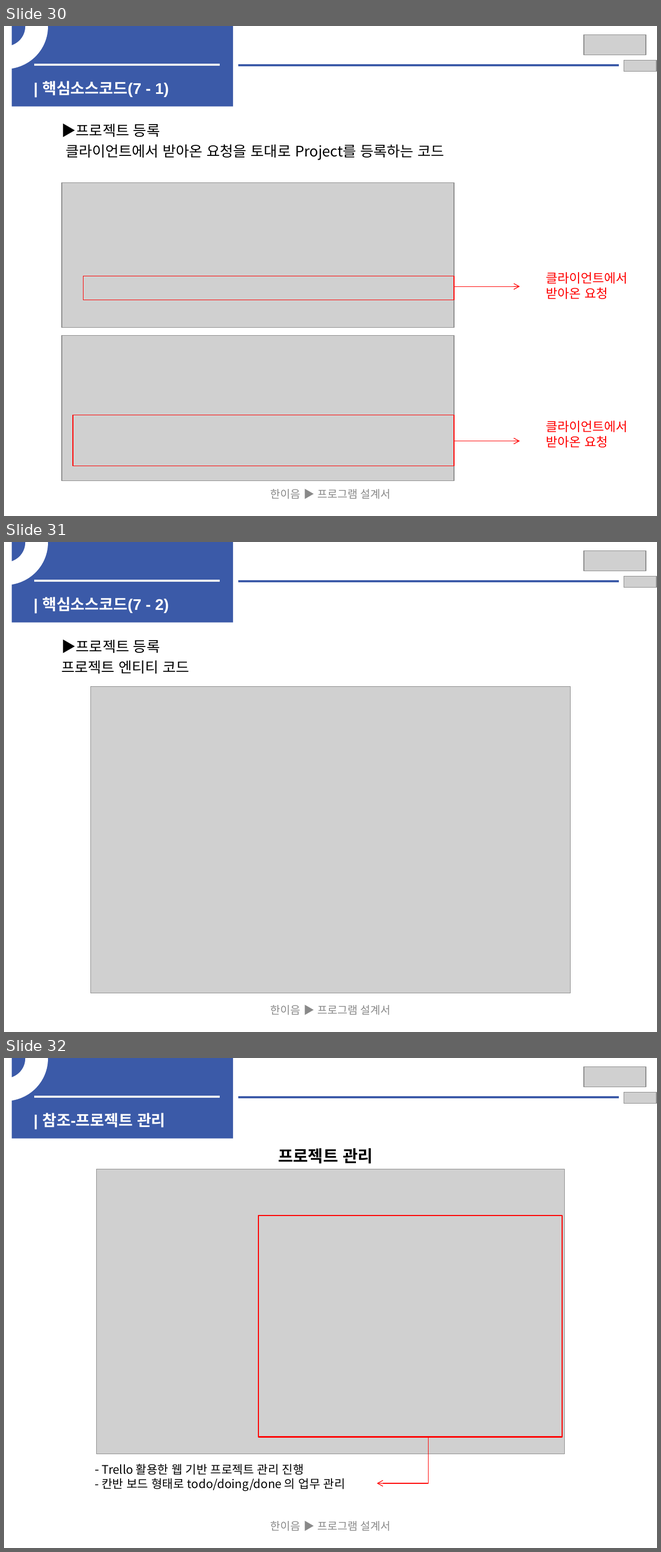
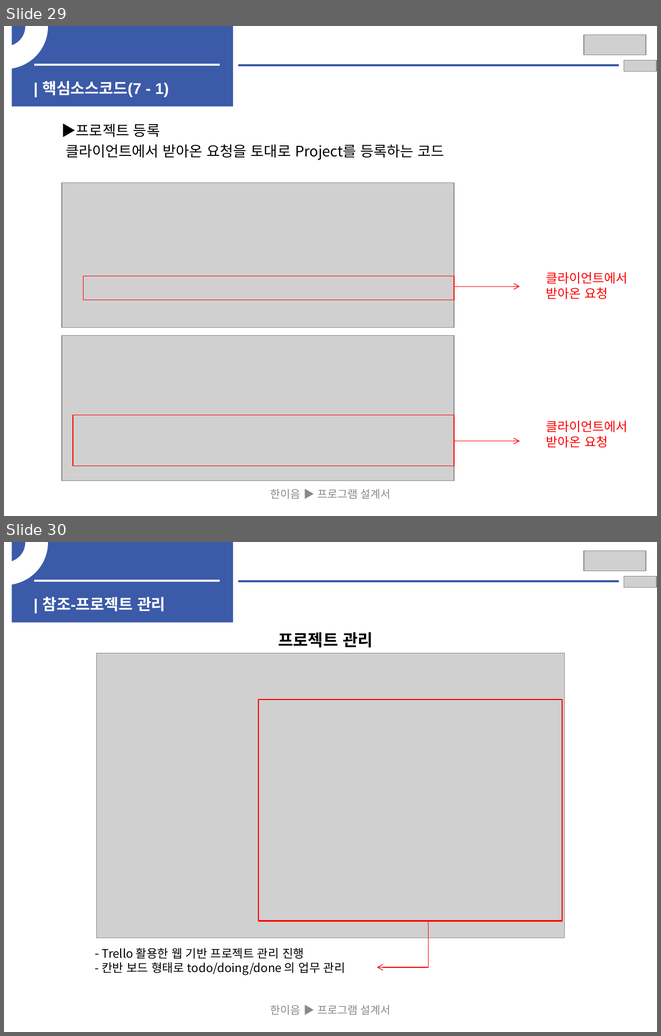
Before and after one commit to HwangYooHyun1/2023_Hanium_prj, a slide deck: 02_문서/04_2차 심층평가/2023_SW개발_HW제작설계서_일반_초안.pptx. Shown one above the other, each under a label of ours: slides 30, 31 and 32 before the commit, slides 29 and 30 after it. The pictures are 661x1552 and 661x1036 pixels, drawn with LibreOffice and Linux fonts; fonts in the diff are those of the drawing; grey boxes stand for pictures; background and template pictures are left out. Boxes give left, top, right and bottom in pixels: in the first picture for what was removed or moved away, otherwise in the second. Text is boxed around its words. In the diff, an @@ line names an element or a change of style, - is before the commit and + after.

```diff
--- a/02_문서/04_2차 심층평가/2023_SW개발_HW제작설계서_일반_초안.pptx
+++ b/02_문서/04_2차 심층평가/2023_SW개발_HW제작설계서_일반_초안.pptx
@@ slide 31 removed at box(4, 542, 657, 1032), background #FFFFFF @@
@@ freeform shape removed at box(4, 542, 47, 584) @@
@@ rectangle removed at box(12, 542, 233, 623) @@
@@ picture removed at box(584, 551, 646, 571) @@
@@ line removed from (34, 581) to (220, 581) @@
@@ line removed from (238, 581) to (619, 581) @@
@@ picture removed at box(624, 576, 657, 587) @@
@@ text removed at box(42, 597, 169, 613) @@
-| 핵심소스코드(7 - 2)
@@ text removed at box(61, 640, 190, 673) @@
-▶프로젝트 등록
-프로젝트 엔티티 코드
@@ picture removed at box(91, 687, 571, 993) @@
@@ text removed at box(271, 1005, 391, 1015) @@
-한이음 ▶ 프로그램 설계서
@@ what was slide 30 is now slide 29 @@
@@ what was slide 32 is now slide 30 @@
```
Also in this commit, not shown: 4 slides changed, 1 other slide removed, 1 other file.
